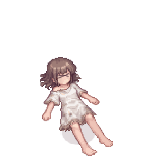
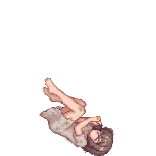
Comparing the layer stacks of the two 156×156 images. Changes:
added layer "NW" in group "Dead" over [39, 77, 115, 156]
hid "SE", painted on it over [40, 57, 113, 156]